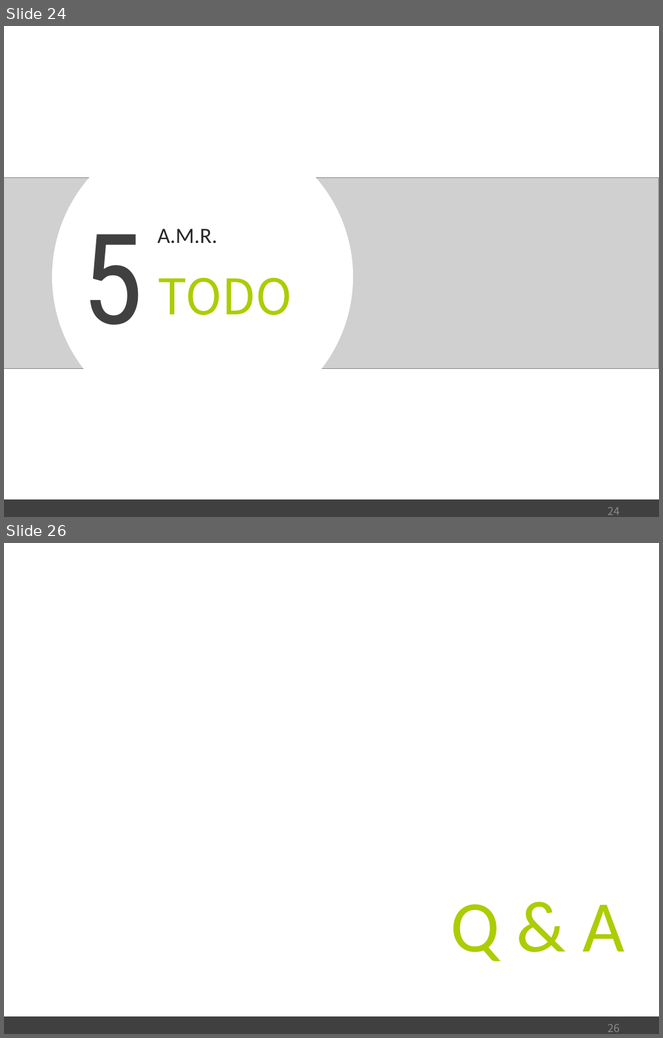
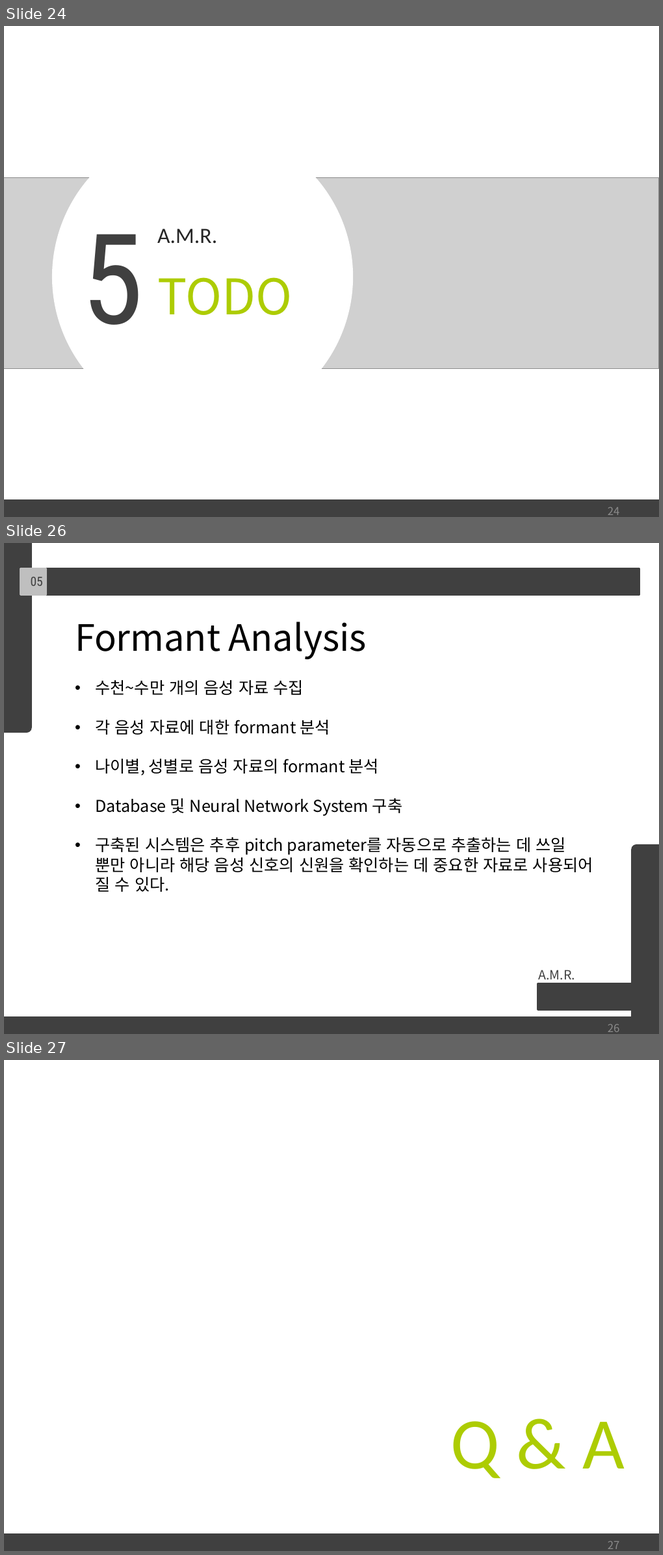
Before and after one commit to c0smicv0w/Audio_Modulation_Reverter, a slide deck: doc/ppt/[MISCON]AMR_Presentation.pptx. Shown one above the other, each under a label of ours: slides 24 and 26 before the commit, slides 24, 26 and 27 after it; the slides between them are not shown. The pictures are 663x1038 and 663x1555 pixels, drawn with LibreOffice and Linux fonts; fonts in the diff are those of the drawing; grey boxes stand for pictures; background and template pictures are left out. Boxes give left, top, right and bottom in pixels: in the first picture for what was removed or moved away, otherwise in the second. Text is boxed around its words. In the diff, an @@ line names an element or a change of style, - is before the commit and + after.

Commit message:
Add TODO contents

```diff
--- a/doc/ppt/[MISCON]AMR_Presentation.pptx
+++ b/doc/ppt/[MISCON]AMR_Presentation.pptx
@@ slide 26 added at (4, 543, 659, 1034), background #FFFFFF @@
@@ round rect added at (4, 543, 31, 731), fill #404040, outline #404040 2 pt @@
@@ rectangle added at (20, 568, 640, 594), fill #404040, outline #404040 2 pt @@
@@ rectangle added at (20, 568, 46, 594), fill #BFBFBF, outline #BFBFBF 2 pt @@
@@ text added at (31, 577, 43, 586), 14 pt, text #FFFFFF @@
+05 TODO
@@ rectangle added at (44, 618, 53, 902), fill #FFFFFF, outline #FFFFFF 2 pt @@
@@ text added at (75, 622, 594, 892), 18 pt, text #000000 @@
+Formant Analysis
+• 수천~수만 개의 음성 자료 수집
+• 각 음성 자료에 대한 formant 분석
+• 나이별, 성별로 음성 자료의 formant 분석
+• Database 및 Neural Network System 구축
+• 구축된 시스템은 추후 pitch parameter를 자동으로 추출하는 데 쓰일 뿐만 아니라 해당 음성 신호의 신원을 확인하는 데 중요한 자료로 사용되어 질 수 있다.
@@ round rect added at (633, 846, 659, 1034), fill #404040, outline #404040 2 pt @@
@@ text added at (539, 970, 576, 980), 14 pt, text #404040 @@
+A.M.R.
@@ rectangle added at (538, 984, 641, 1010), fill #404040, outline #404040 2 pt @@
@@ rectangle added at (4, 1017, 659, 1034), fill #404040, outline #404040 2 pt @@
@@ page number added at (608, 1025, 620, 1032), 12 pt, text #8C8C8C @@
+26
@@ what was slide 26 is now slide 27 @@
@@ page number at (608, 1542, 620, 1549): text changed @@
-26
+27
```
Also in this commit, not shown: 1 slide changed.
